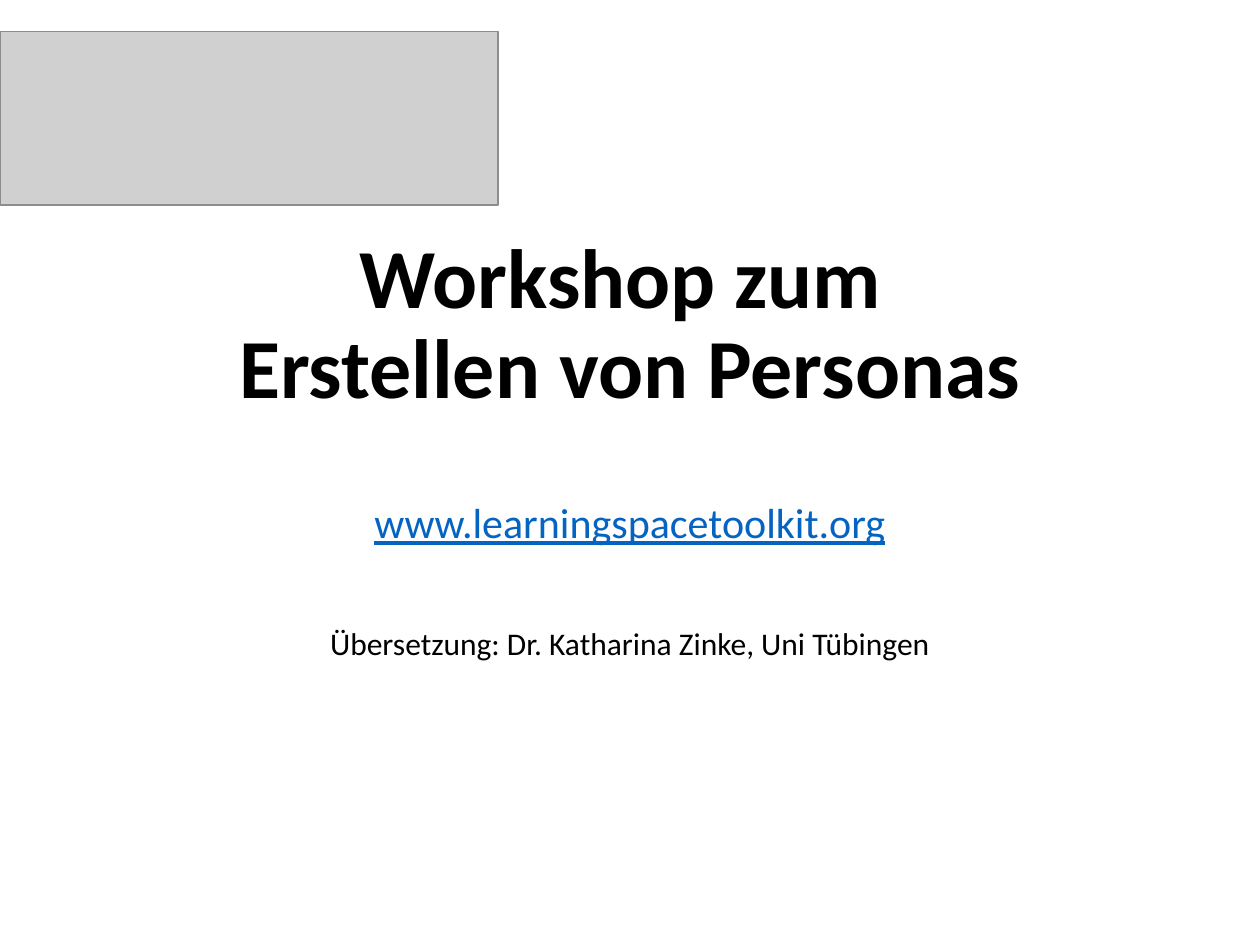
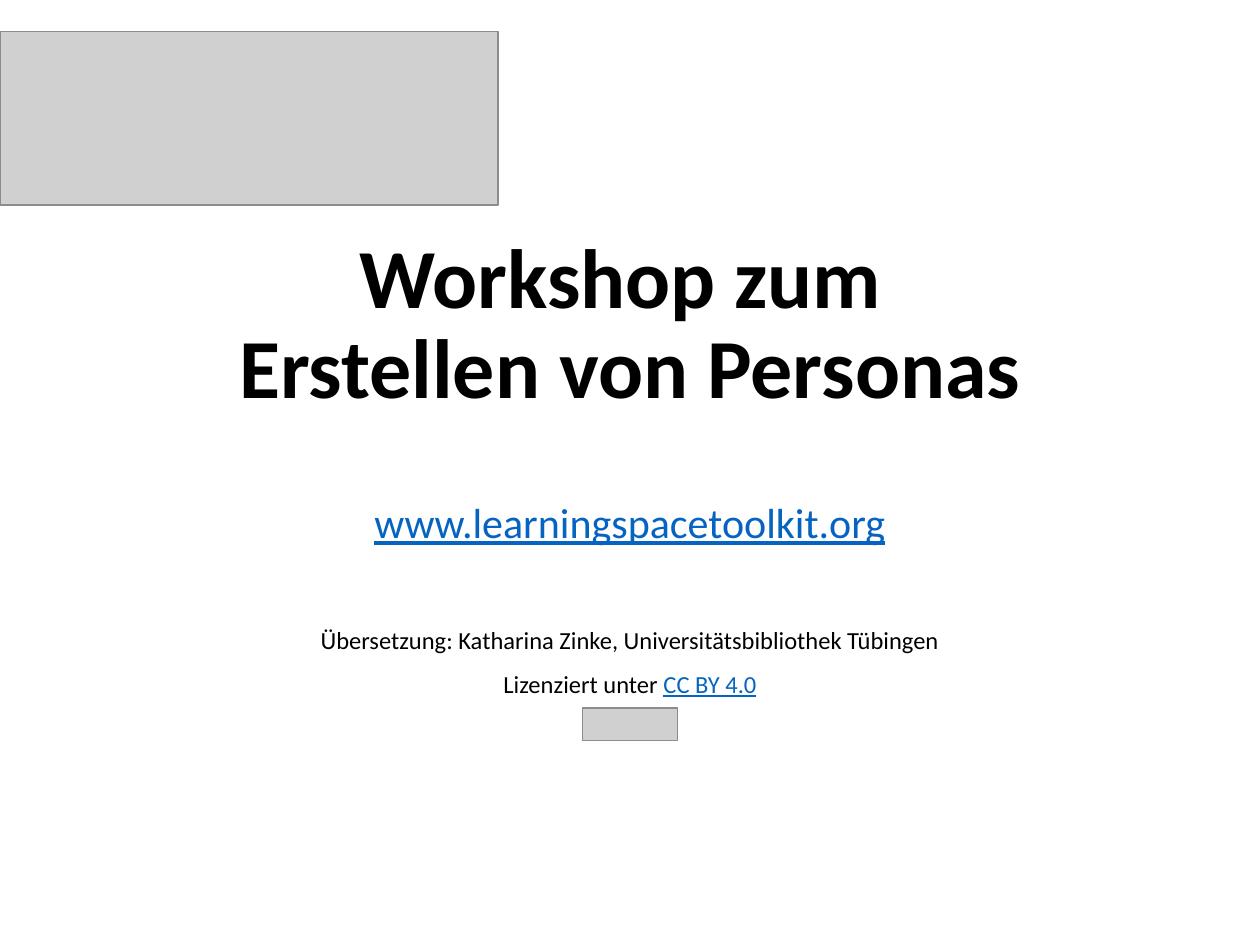
Before and after one commit to Lernraum-Toolkit/Lernraum-Toolkit.github.io, a slide deck: slide 1 of docs/00_Tools/07_07_DE_Persona_Creation_Workshop.pptx. Drawn at 1260x945 pixels with LibreOffice and Linux fonts; fonts in the diff are those of the drawing; grey boxes stand for pictures. Boxes give left, top, right and bottom in pixels: in the first picture for what was removed or moved away, otherwise in the second. Text is boxed around its words. In the diff, an @@ line names an element or a change of style, - is before the commit and + after.

```diff
--- a/docs/00_Tools/07_07_DE_Persona_Creation_Workshop.pptx
+++ b/docs/00_Tools/07_07_DE_Persona_Creation_Workshop.pptx
@@ subtitle at bbox=[321, 629, 938, 697]: text changed; size 18 to 14 pt @@
-Übersetzung: Dr. Katharina Zinke, Uni Tübingen
+Übersetzung: Katharina Zinke, Universitätsbibliothek Tübingen
+Lizenziert unter CC BY 4.0
@@ picture added at bbox=[582, 708, 677, 741] @@
```
Also in this commit, not shown: 1 other slide changed, 20 other files.
